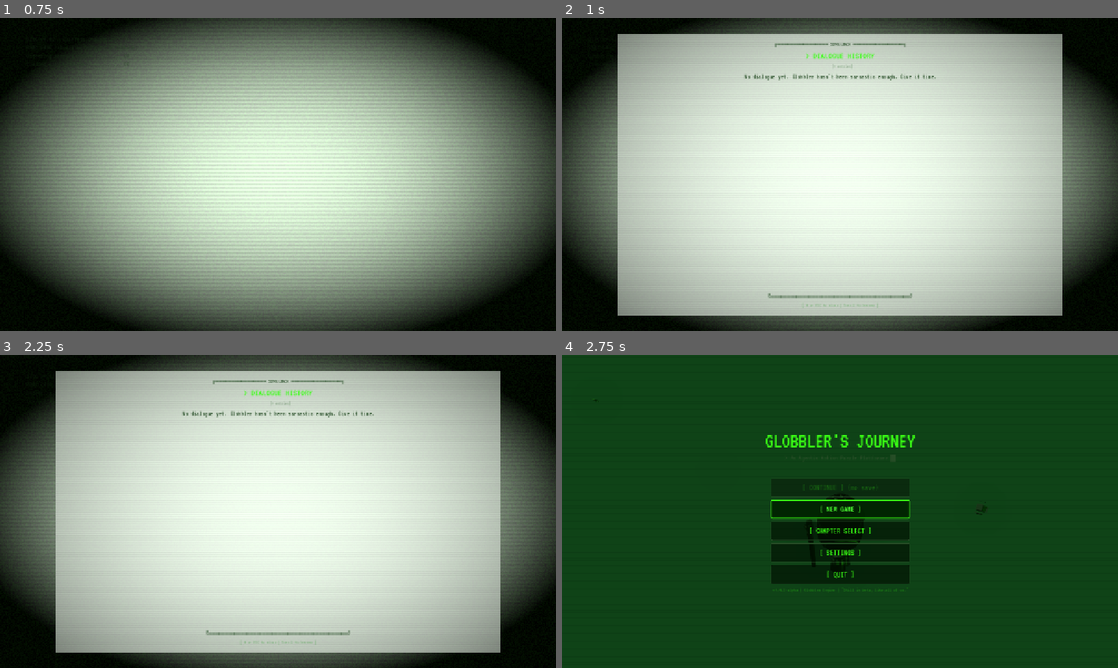
Above: before the commit, frames 1-4 (two rows, left to right).
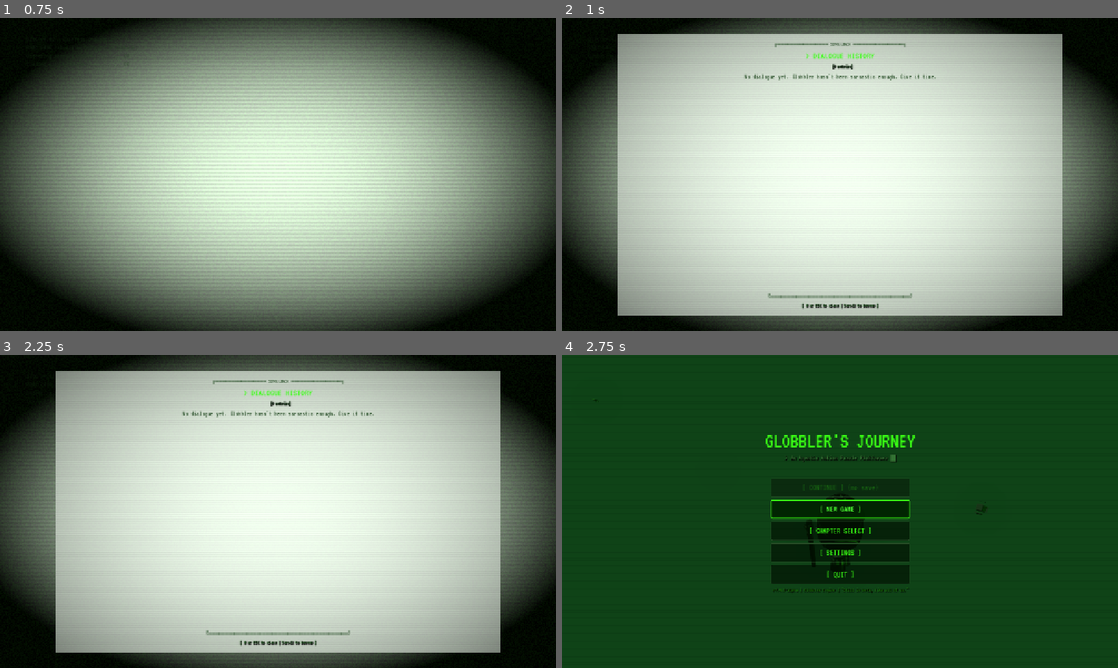
Above: after the commit, the same moments.

Repository: hwashburn1011/globblers-journey
Game: Godot game, scene res://scenes/main/splash.tscn
Two runs of this game, one before a commit and one after it. Both use one fixed random seed, a clock stepped at 60 frames per second and the inputs below.
Inputs (mouse positions are in pixels of both pictures, inside the frame that each line leads up to):
- Up to frame 1 (0.75 s): tap Enter (menu_confirm) at 0.5 s; move the mouse to (400, 158) at 0.52 s; hold Right (hack_right) from 0.53 s (still down); hold Shift (dash) from 0.53 s (still down); click (400, 158) at 0.67 s
- Up to frame 2 (1 s): keep holding Right (hack_right); keep holding Shift (dash); tap H (dialogue_history) at 0.8 s
- Up to frame 3 (2.25 s): release Right (hack_right) at 1.25 s; release Shift (dash) at 1.25 s; tap Enter (menu_confirm) at 1.25, 2 s; drag from (166, 527) to (250, 574) at 1.27 s; move the mouse to (333, 442) at 2.02 s; hold Right (hack_right) from 2.03 s (still down); hold V (agent_cycle) from 2.03 s (still down)
- Up to frame 4 (2.75 s): keep holding Right (hack_right); keep holding V (agent_cycle); tap H (dialogue_history) at 2.3 s

Frame 1 is identical in both runs. In frame 2, 0.2% of the frame differs, in the area x 43-57%, y 14-94%; in frame 3, 0.2%; in frame 4, 0.2%.

Commit message:
fix: Task 0.3 — Text contrast audit across all UI screens
Add dark drop-shadows and brighten dim text colors across 13 UI files
to ensure readable text against dark/green backgrounds. Preserves
terminal-green aesthetic while meeting contrast requirements.

Co-Authored-By: Claude Opus 4.6 (1M context) <noreply@anthropic.com>

Diff:
--- a/scenes/main/credits.gd
+++ b/scenes/main/credits.gd
@@ -7,7 +7,7 @@
 
 const GREEN := Color("#39FF14")
 const DARK_BG := Color(0.02, 0.04, 0.02, 1.0)
-const DIM_GREEN := Color(0.15, 0.3, 0.15, 1.0)
+const DIM_GREEN := Color(0.2, 0.45, 0.2, 1.0)
 const BRIGHT_GREEN := Color(0.3, 1.0, 0.2, 1.0)
 
 # Credits scroll speed in pixels per second — not too fast, not too slow
@@ -373,6 +373,10 @@
 	label.add_theme_color_override("font_color", color)
 	label.size_flags_horizontal = Control.SIZE_EXPAND_FILL
 	label.autowrap_mode = TextServer.AUTOWRAP_WORD_SMART
+	label.add_theme_color_override("font_shadow_color", Color(0.0, 0.0, 0.0, 0.9))
+	label.add_theme_constant_override("shadow_offset_x", 1)
+	label.add_theme_constant_override("shadow_offset_y", 1)
+	label.add_theme_constant_override("shadow_outline_size", 2)
 	return label
 
 
--- a/scenes/main/loading_screen.gd
+++ b/scenes/main/loading_screen.gd
@@ -118,9 +118,13 @@
 	# — Sarcastic tip label
 	_tip_label = Label.new()
 	_tip_label.add_theme_font_size_override("font_size", 16)
-	_tip_label.add_theme_color_override("font_color", Color("#39FF14").darkened(0.25))
+	_tip_label.add_theme_color_override("font_color", Color("#39FF14").darkened(0.15))
 	_tip_label.horizontal_alignment = HORIZONTAL_ALIGNMENT_CENTER
 	_tip_label.autowrap_mode = TextServer.AUTOWRAP_WORD_SMART
+	_tip_label.add_theme_color_override("font_shadow_color", Color(0.0, 0.0, 0.0, 0.9))
+	_tip_label.add_theme_constant_override("shadow_offset_x", 1)
+	_tip_label.add_theme_constant_override("shadow_offset_y", 1)
+	_tip_label.add_theme_constant_override("shadow_outline_size", 2)
 	_tip_label.set_anchors_and_offsets_preset(PRESET_CENTER)
 	_tip_label.size = Vector2(700, 60)
 	_tip_label.position = Vector2(-350, 100)
--- a/scenes/main/main_menu.gd
+++ b/scenes/main/main_menu.gd
@@ -11,6 +11,7 @@
 const DIM_GREEN := Color(0.15, 0.3, 0.15, 1.0)
 const BRIGHT_GREEN := Color(0.3, 1.0, 0.2, 1.0)
 const RED := Color(1.0, 0.2, 0.2, 1.0)
+const TEXT_SHADOW := Color(0.0, 0.0, 0.0, 0.9)
 
 # UI containers
 var _main_panel: VBoxContainer
@@ -295,8 +296,9 @@
 	_subtitle_label = Label.new()
 	_subtitle_label.text = "> An Agentic Action Puzzle Platformer █"
 	_subtitle_label.horizontal_alignment = HORIZONTAL_ALIGNMENT_CENTER
-	_subtitle_label.add_theme_color_override("font_color", DIM_GREEN)
+	_subtitle_label.add_theme_color_override("font_color", Color(0.2, 0.45, 0.2))
 	_subtitle_label.add_theme_font_size_override("font_size", 16)
+	_apply_shadow(_subtitle_label)
 	_main_panel.add_child(_subtitle_label)
 
 	# Spacer
@@ -323,8 +325,9 @@
 	var version_label = Label.new()
 	version_label.text = "v0.4.3-alpha | Globbler Engine | \"Still in beta, like all of us.\""
 	version_label.horizontal_alignment = HORIZONTAL_ALIGNMENT_CENTER
-	version_label.add_theme_color_override("font_color", Color(GREEN, 0.3))
+	version_label.add_theme_color_override("font_color", Color(GREEN, 0.5))
 	version_label.add_theme_font_size_override("font_size", 12)
+	_apply_shadow(version_label)
 	_main_panel.add_child(version_label)
 
 	# Build settings and chapter select panels (hidden by default)
@@ -443,9 +446,10 @@
 	# Subtitle
 	var subtitle = Label.new()
 	subtitle.text = "> Adjusting parameters won't fix your skill issue._"
-	subtitle.add_theme_color_override("font_color", Color(0.15, 0.6, 0.1))
+	subtitle.add_theme_color_override("font_color", Color(0.2, 0.65, 0.15))
 	subtitle.add_theme_font_size_override("font_size", 13)
 	subtitle.horizontal_alignment = HORIZONTAL_ALIGNMENT_CENTER
+	_apply_shadow(subtitle)
 	vbox.add_child(subtitle)
 
 	# ── AUDIO section ──
@@ -586,8 +590,9 @@
 	var controls_label = Label.new()
 	controls_label.text = "WASD/LStick: Move  |  SPACE/A: Jump  |  SHIFT/B: Dash\nE-LClick/RT: Glob  |  R-RClick/LT: Aim  |  F/RB: Wrench\nT/Y: Hack  |  Q/LB: Cycle Glob  |  TAB/Select: Upgrades\nG/D-Up: Agent  |  V/D-Down: Cycle Task  |  RStick: Camera"
 	controls_label.horizontal_alignment = HORIZONTAL_ALIGNMENT_CENTER
-	controls_label.add_theme_color_override("font_color", DIM_GREEN)
+	controls_label.add_theme_color_override("font_color", Color(0.2, 0.45, 0.2))
 	controls_label.add_theme_font_size_override("font_size", 12)
+	_apply_shadow(controls_label)
 	vbox.add_child(controls_label)
 
 	# Spacer before back button
@@ -604,12 +609,20 @@
 	# Input hint footer
 	var hint = Label.new()
 	hint.text = "[ESC] Back"
-	hint.add_theme_color_override("font_color", DIM_GREEN)
+	hint.add_theme_color_override("font_color", Color(0.2, 0.45, 0.2))
 	hint.add_theme_font_size_override("font_size", 11)
 	hint.horizontal_alignment = HORIZONTAL_ALIGNMENT_CENTER
+	_apply_shadow(hint)
 	vbox.add_child(hint)
 
 	add_child(_settings_panel)
+
+
+func _apply_shadow(lbl: Label, offset := Vector2(1, 1), outline := 2) -> void:
+	lbl.add_theme_color_override("font_shadow_color", TEXT_SHADOW)
+	lbl.add_theme_constant_override("shadow_offset_x", int(offset.x))
+	lbl.add_theme_constant_override("shadow_offset_y", int(offset.y))
+	lbl.add_theme_constant_override("shadow_outline_size", outline)
 
 
 func _create_section_header(text: String) -> Label:
@@ -806,8 +819,9 @@
 
 	var desc_label = Label.new()
 	desc_label.text = desc if unlocked else "Complete the previous chapter to unlock."
-	desc_label.add_theme_color_override("font_color", DIM_GREEN if unlocked else Color(DIM_GREEN, 0.3))
+	desc_label.add_theme_color_override("font_color", Color(0.2, 0.45, 0.2) if unlocked else Color(DIM_GREEN, 0.3))
 	desc_label.add_theme_font_size_override("font_size", 12)
+	_apply_shadow(desc_label)
 	info_vbox.add_child(desc_label)
 
 	row.add_child(info_vbox)
--- a/scenes/player/globbler.gd
+++ b/scenes/player/globbler.gd
@@ -1255,6 +1255,7 @@
 	const PAUSE_GREEN := Color("#39FF14")
 	const PAUSE_DIM_GREEN := Color(0.15, 0.3, 0.15, 1.0)
 	const PAUSE_BRIGHT_GREEN := Color(0.3, 1.0, 0.2, 1.0)
+	const PAUSE_SHADOW := Color(0.0, 0.0, 0.0, 0.9)
 
 	_pause_overlay = CanvasLayer.new()
 	_pause_overlay.name = "PauseOverlay"
@@ -1316,9 +1317,13 @@
 
 	var subtitle = Label.new()
 	subtitle.text = "> Even rogue AIs need to touch grass sometimes._"
-	subtitle.add_theme_color_override("font_color", Color(0.15, 0.6, 0.1))
+	subtitle.add_theme_color_override("font_color", Color(0.2, 0.65, 0.15))
 	subtitle.add_theme_font_size_override("font_size", 14)
 	subtitle.horizontal_alignment = HORIZONTAL_ALIGNMENT_CENTER
+	subtitle.add_theme_color_override("font_shadow_color", PAUSE_SHADOW)
+	subtitle.add_theme_constant_override("shadow_offset_x", 1)
+	subtitle.add_theme_constant_override("shadow_offset_y", 1)
+	subtitle.add_theme_constant_override("shadow_outline_size", 2)
 	vbox.add_child(subtitle)
 
 	# Spacer
@@ -1343,9 +1348,13 @@
 
 	var hint = Label.new()
 	hint.text = "[ESC / Start] Resume"
-	hint.add_theme_color_override("font_color", PAUSE_DIM_GREEN)
+	hint.add_theme_color_override("font_color", Color(0.2, 0.45, 0.2))
 	hint.add_theme_font_size_override("font_size", 12)
 	hint.horizontal_alignment = HORIZONTAL_ALIGNMENT_CENTER
+	hint.add_theme_color_override("font_shadow_color", PAUSE_SHADOW)
+	hint.add_theme_constant_override("shadow_offset_x", 1)
+	hint.add_theme_constant_override("shadow_offset_y", 1)
+	hint.add_theme_constant_override("shadow_outline_size", 2)
 	vbox.add_child(hint)
 
 	# Glitch timer for title — runs while paused
--- a/scenes/ui/chapter_summary.gd
+++ b/scenes/ui/chapter_summary.gd
@@ -14,7 +14,8 @@
 const TEAL := Color("#4AE0A5")
 const DARK_BG := Color(0.04, 0.04, 0.04, 0.95)
 const BORDER_GREEN := Color(0.224, 1.0, 0.078, 0.7)
-const TIMESTAMP_DIM := Color(0.2, 0.4, 0.2, 0.5)
+const TIMESTAMP_DIM := Color(0.25, 0.5, 0.25, 0.7)
+const TEXT_SHADOW := Color(0.0, 0.0, 0.0, 0.9)
 
 var stats := {}
 var chapter_name := ""
@@ -145,6 +146,7 @@
 	comment_label.add_theme_font_override("font", _terminal_font)
 	comment_label.add_theme_font_size_override("font_size", 13)
 	comment_label.autowrap_mode = TextServer.AUTOWRAP_WORD_SMART
+	_apply_shadow(comment_label)
 	if deaths == 0:
 		comment_label.text = "\"Flawless. Suspiciously flawless.\""
 	elif deaths <= 2:
@@ -196,18 +198,20 @@
 	# Stat name
 	var label = Label.new()
 	label.text = label_text
-	label.add_theme_color_override("font_color", DIM_GREEN)
+	label.add_theme_color_override("font_color", Color(0.2, 0.45, 0.2))
 	label.add_theme_font_override("font", _terminal_font)
 	label.add_theme_font_size_override("font_size", 15)
 	label.size_flags_horizontal = Control.SIZE_EXPAND_FILL
+	_apply_shadow(label)
 	hbox.add_child(label)
 
 	# Dot leader
 	var dots = Label.new()
 	dots.text = "···"
-	dots.add_theme_color_override("font_color", DIM_GREEN)
+	dots.add_theme_color_override("font_color", Color(0.2, 0.45, 0.2))
 	dots.add_theme_font_override("font", _terminal_font)
 	dots.add_theme_font_size_override("font_size", 15)
+	_apply_shadow(dots)
 	hbox.add_child(dots)
 
 	# Value (bright green)
@@ -221,6 +225,13 @@
 	hbox.add_child(value)
 
 
+func _apply_shadow(lbl: Label) -> void:
+	lbl.add_theme_color_override("font_shadow_color", TEXT_SHADOW)
+	lbl.add_theme_constant_override("shadow_offset_x", 1)
+	lbl.add_theme_constant_override("shadow_offset_y", 1)
+	lbl.add_theme_constant_override("shadow_outline_size", 2)
+
+
 func _create_panel_style() -> StyleBoxFlat:
 	var style = StyleBoxFlat.new()
 	style.bg_color = DARK_BG
--- a/scenes/ui/context_window_bar.gd
+++ b/scenes/ui/context_window_bar.gd
@@ -68,9 +68,13 @@
 	value_label = Label.new()
 	value_label.name = "ValueLabel"
 	value_label.text = "100 / 100"
-	value_label.add_theme_color_override("font_color", Color(0.3, 0.9, 0.3, 0.7))
+	value_label.add_theme_color_override("font_color", Color(0.3, 0.9, 0.3, 0.85))
 	value_label.add_theme_font_size_override("font_size", 12)
 	value_label.horizontal_alignment = HORIZONTAL_ALIGNMENT_RIGHT
+	value_label.add_theme_color_override("font_shadow_color", Color(0.0, 0.0, 0.0, 0.9))
+	value_label.add_theme_constant_override("shadow_offset_x", 1)
+	value_label.add_theme_constant_override("shadow_offset_y", 1)
+	value_label.add_theme_constant_override("shadow_outline_size", 2)
 	add_child(value_label)
 
 func _process(delta: float) -> void:
--- a/scenes/ui/dialogue_box.gd
+++ b/scenes/ui/dialogue_box.gd
@@ -90,9 +90,13 @@
 	advance_hint = Label.new()
 	advance_hint.name = "AdvanceHint"
 	advance_hint.text = "> click / SPACE / A button to continue..."
-	advance_hint.add_theme_color_override("font_color", Color(0.2, 0.6, 0.2, 0.6))
+	advance_hint.add_theme_color_override("font_color", Color(0.25, 0.65, 0.25, 0.8))
 	advance_hint.add_theme_font_size_override("font_size", 12)
 	advance_hint.horizontal_alignment = HORIZONTAL_ALIGNMENT_RIGHT
+	advance_hint.add_theme_color_override("font_shadow_color", Color(0.0, 0.0, 0.0, 0.9))
+	advance_hint.add_theme_constant_override("shadow_offset_x", 1)
+	advance_hint.add_theme_constant_override("shadow_offset_y", 1)
+	advance_hint.add_theme_constant_override("shadow_outline_size", 2)
 	advance_hint.visible = false
 	vbox.add_child(advance_hint)
 
--- a/scenes/ui/dialogue_history.gd
+++ b/scenes/ui/dialogue_history.gd
@@ -14,7 +14,8 @@
 	"Globbler": Color("#39FF14"),
 	"default": Color("#4AE0A5"),
 }
-const TIMESTAMP_COLOR := Color(0.2, 0.4, 0.2, 0.4)
+const TIMESTAMP_COLOR := Color(0.25, 0.5, 0.25, 0.65)
+const TEXT_SHADOW := Color(0.0, 0.0, 0.0, 0.9)
 const MAX_DISPLAY_ENTRIES := 30
 
 var _panel: PanelContainer
@@ -110,6 +111,7 @@
 	subtitle.add_theme_font_override("font", _terminal_font)
 	subtitle.add_theme_font_size_override("font_size", 11)
 	subtitle.horizontal_alignment = HORIZONTAL_ALIGNMENT_CENTER
+	_apply_shadow(subtitle)
 	outer_vbox.add_child(subtitle)
 
 	# Scrollable container for entries
@@ -135,10 +137,11 @@
 	# Footer with controls
 	var footer = Label.new()
 	footer.text = "[ H or ESC to close | Scroll to browse ]"
-	footer.add_theme_color_override("font_color", Color(0.2, 0.6, 0.2, 0.4))
+	footer.add_theme_color_override("font_color", Color(0.25, 0.65, 0.25, 0.6))
 	footer.add_theme_font_override("font", _terminal_font)
 	footer.add_theme_font_size_override("font_size", 11)
 	footer.horizontal_alignment = HORIZONTAL_ALIGNMENT_CENTER
+	_apply_shadow(footer)
 	outer_vbox.add_child(footer)
 
 	add_child(_panel)
@@ -179,6 +182,7 @@
 	line_lbl.add_theme_font_size_override("font_size", 12)
 	line_lbl.custom_minimum_size = Vector2(40, 0)
 	line_lbl.vertical_alignment = VERTICAL_ALIGNMENT_TOP
+	_apply_shadow(line_lbl)
 	hbox.add_child(line_lbl)
 
 	# Speaker tag — colored per speaker, fixed width
@@ -226,6 +230,13 @@
 	_entries_vbox.add_child(lbl)
 
 
+func _apply_shadow(lbl: Label) -> void:
+	lbl.add_theme_color_override("font_shadow_color", TEXT_SHADOW)
+	lbl.add_theme_constant_override("shadow_offset_x", 1)
+	lbl.add_theme_constant_override("shadow_offset_y", 1)
+	lbl.add_theme_constant_override("shadow_outline_size", 2)
+
+
 func _close() -> void:
 	get_tree().paused = _was_paused
 	queue_free()
--- a/scenes/ui/first_time_hint.gd
+++ b/scenes/ui/first_time_hint.gd
@@ -9,6 +9,7 @@
 const DIM_GREEN := Color(0.15, 0.3, 0.15, 1.0)
 const DARK_BG := Color(0.04, 0.04, 0.04, 0.95)
 const BORDER_GREEN := Color(0.224, 1.0, 0.078, 0.7)
+const TEXT_SHADOW := Color(0.0, 0.0, 0.0, 0.9)
 
 const SLIDE_DURATION := 0.4
 const DISPLAY_DURATION := 4.0
@@ -86,10 +87,11 @@
 	# Top decorative border — terminal frame
 	var border_top = Label.new()
 	border_top.text = "╔══════════ HINT ══════════╗"
-	border_top.add_theme_color_override("font_color", DIM_GREEN)
+	border_top.add_theme_color_override("font_color", Color(0.2, 0.45, 0.2))
 	border_top.add_theme_font_override("font", _terminal_font)
 	border_top.add_theme_font_size_override("font_size", 12)
 	border_top.horizontal_alignment = HORIZONTAL_ALIGNMENT_CENTER
+	_apply_shadow(border_top)
 	vbox.add_child(border_top)
 
 	# Title — terminal prompt style
@@ -114,22 +116,31 @@
 	# Footer
 	var footer = Label.new()
 	footer.text = "[ press any key to dismiss ]"
-	footer.add_theme_color_override("font_color", Color(0.2, 0.6, 0.2, 0.5))
+	footer.add_theme_color_override("font_color", Color(0.25, 0.65, 0.25, 0.7))
 	footer.add_theme_font_override("font", _terminal_font)
 	footer.add_theme_font_size_override("font_size", 12)
 	footer.horizontal_alignment = HORIZONTAL_ALIGNMENT_CENTER
+	_apply_shadow(footer)
 	vbox.add_child(footer)
 
 	# Bottom decorative border — terminal frame
 	var border_bottom = Label.new()
 	border_bottom.text = "╚══════════════════════════╝"
-	border_bottom.add_theme_color_override("font_color", DIM_GREEN)
+	border_bottom.add_theme_color_override("font_color", Color(0.2, 0.45, 0.2))
 	border_bottom.add_theme_font_override("font", _terminal_font)
 	border_bottom.add_theme_font_size_override("font_size", 12)
 	border_bottom.horizontal_alignment = HORIZONTAL_ALIGNMENT_CENTER
+	_apply_shadow(border_bottom)
 	vbox.add_child(border_bottom)
 
 	add_child(_panel)
+
+
+func _apply_shadow(lbl: Label) -> void:
+	lbl.add_theme_color_override("font_shadow_color", TEXT_SHADOW)
+	lbl.add_theme_constant_override("shadow_offset_x", 1)
+	lbl.add_theme_constant_override("shadow_offset_y", 1)
+	lbl.add_theme_constant_override("shadow_outline_size", 2)
 
 
 func _slide_in() -> void:
--- a/scenes/ui/game_over.gd
+++ b/scenes/ui/game_over.gd
@@ -10,6 +10,7 @@
 const RED := Color(1.0, 0.15, 0.1, 1.0)
 const DIM_RED := Color(0.5, 0.1, 0.08, 1.0)
 const DARK_BG := Color(0.02, 0.02, 0.02, 0.95)
+const TEXT_SHADOW := Color(0.0, 0.0, 0.0, 0.9)
 
 var _reason_label: Label
 var _scanline_offset := 0.0
@@ -111,17 +112,19 @@
 	# Error message subtitle
 	var error_line = Label.new()
 	error_line.text = "> ERR_FATAL: Process terminated with exit code 1_"
-	error_line.add_theme_color_override("font_color", Color(0.6, 0.15, 0.1))
+	error_line.add_theme_color_override("font_color", Color(0.7, 0.2, 0.15))
 	error_line.add_theme_font_size_override("font_size", 13)
 	error_line.horizontal_alignment = HORIZONTAL_ALIGNMENT_CENTER
+	_apply_shadow(error_line)
 	center.add_child(error_line)
 
 	# ASCII tombstone — because subtlety is overrated
 	var skull_label = Label.new()
 	skull_label.text = "     ┌─────────┐\n     │  ╔═══╗  │\n     │  ║ X X ║  │\n     │  ║  ▽  ║  │\n     │  ╚═══╝  │\n     │  R.I.P  │\n     └────┬────┘\n        ▓▓▓▓▓"
-	skull_label.add_theme_color_override("font_color", DIM_GREEN)
+	skull_label.add_theme_color_override("font_color", Color(0.2, 0.45, 0.2))
 	skull_label.add_theme_font_size_override("font_size", 12)
 	skull_label.horizontal_alignment = HORIZONTAL_ALIGNMENT_CENTER
+	_apply_shadow(skull_label)
 	center.add_child(skull_label)
 
 	# Reason label — the sarcastic explanation for your demise
@@ -140,9 +143,10 @@
 	if gm and "deaths_this_level" in gm:
 		deaths = gm.deaths_this_level
 	_death_count_label.text = "> Deaths this level: %d" % deaths
-	_death_count_label.add_theme_color_override("font_color", DIM_GREEN)
+	_death_count_label.add_theme_color_override("font_color", Color(0.2, 0.45, 0.2))
 	_death_count_label.add_theme_font_size_override("font_size", 13)
 	_death_count_label.horizontal_alignment = HORIZONTAL_ALIGNMENT_CENTER
+	_apply_shadow(_death_count_label)
 	center.add_child(_death_count_label)
 
 	# Spacer before buttons
@@ -175,10 +179,18 @@
 	# Input hint
 	var hint = Label.new()
 	hint.text = "[R] Retry  ·  [ESC] Menu"
-	hint.add_theme_color_override("font_color", DIM_GREEN)
+	hint.add_theme_color_override("font_color", Color(0.2, 0.45, 0.2))
 	hint.add_theme_font_size_override("font_size", 11)
 	hint.horizontal_alignment = HORIZONTAL_ALIGNMENT_CENTER
+	_apply_shadow(hint)
 	center.add_child(hint)
+
+
+func _apply_shadow(lbl: Label) -> void:
+	lbl.add_theme_color_override("font_shadow_color", TEXT_SHADOW)
+	lbl.add_theme_constant_override("shadow_offset_x", 1)
+	lbl.add_theme_constant_override("shadow_offset_y", 1)
+	lbl.add_theme_constant_override("shadow_outline_size", 2)
 
 
 func _create_button(text: String, callback: Callable) -> Button:
--- a/scenes/ui/glob_pattern_input.gd
+++ b/scenes/ui/glob_pattern_input.gd
@@ -53,8 +53,12 @@
 	result_label = Label.new()
 	result_label.name = "ResultLabel"
 	result_label.text = ""
-	result_label.add_theme_color_override("font_color", Color(0.2, 0.7, 0.2, 0.7))
+	result_label.add_theme_color_override("font_color", Color(0.25, 0.75, 0.25, 0.85))
 	result_label.add_theme_font_size_override("font_size", 13)
+	result_label.add_theme_color_override("font_shadow_color", Color(0.0, 0.0, 0.0, 0.9))
+	result_label.add_theme_constant_override("shadow_offset_x", 1)
+	result_label.add_theme_constant_override("shadow_offset_y", 1)
+	result_label.add_theme_constant_override("shadow_outline_size", 2)
 	vbox.add_child(result_label)
 
 func _process(delta: float) -> void:
--- a/scenes/ui/hud.gd
+++ b/scenes/ui/hud.gd
@@ -48,6 +48,14 @@
 const TERMINAL_GREEN_TEXT := Color(0.3, 1.0, 0.4)
 const TERMINAL_BG := Color(0.02, 0.04, 0.02, 0.85)
 const TERMINAL_BORDER := Color(0.15, 0.5, 0.15, 0.8)
+const TEXT_SHADOW_COLOR := Color(0.0, 0.0, 0.0, 0.9)
+
+## Apply a dark drop-shadow to a label for contrast against any background.
+static func apply_text_shadow(lbl: Label, offset := Vector2(1, 1), outline := 2) -> void:
+	lbl.add_theme_color_override("font_shadow_color", TEXT_SHADOW_COLOR)
+	lbl.add_theme_constant_override("shadow_offset_x", int(offset.x))
+	lbl.add_theme_constant_override("shadow_offset_y", int(offset.y))
+	lbl.add_theme_constant_override("shadow_outline_size", outline)
 
 func _ready() -> void:
 	add_to_group("hud")
@@ -182,9 +190,10 @@
 	upgrade_hint = Label.new()
 	upgrade_hint.name = "UpgradeHint"
 	upgrade_hint.text = "[TAB/Select] Upgrades"
-	upgrade_hint.add_theme_color_override("font_color", Color(0.2, 0.7, 0.3, 0.5))
+	upgrade_hint.add_theme_color_override("font_color", Color(0.25, 0.75, 0.35, 0.7))
 	upgrade_hint.add_theme_font_size_override("font_size", 11)
 	upgrade_hint.mouse_filter = Control.MOUSE_FILTER_IGNORE
+	apply_text_shadow(upgrade_hint)
 	vbox.add_child(upgrade_hint)
 
 func _build_top_right_minimap() -> void:
@@ -206,8 +215,9 @@
 	# Placeholder label
 	var lbl = Label.new()
 	lbl.text = "[MINIMAP]"
-	lbl.add_theme_color_override("font_color", Color(0.2, 0.5, 0.25, 0.4))
+	lbl.add_theme_color_override("font_color", Color(0.25, 0.55, 0.3, 0.6))
 	lbl.add_theme_font_size_override("font_size", 12)
+	apply_text_shadow(lbl)
 	lbl.horizontal_alignment = HORIZONTAL_ALIGNMENT_CENTER
 	lbl.vertical_alignment = VERTICAL_ALIGNMENT_CENTER
 	lbl.size_flags_horizontal = Control.SIZE_EXPAND_FILL
@@ -220,8 +230,9 @@
 	timer_label = Label.new()
 	timer_label.name = "TimerLabel"
 	timer_label.text = "00:00"
-	timer_label.add_theme_color_override("font_color", Color(0.3, 0.9, 0.4, 0.7))
+	timer_label.add_theme_color_override("font_color", Color(0.3, 0.9, 0.4, 0.85))
 	timer_label.add_theme_font_size_override("font_size", 18)
+	apply_text_shadow(timer_label)
 	timer_label.horizontal_alignment = HORIZONTAL_ALIGNMENT_CENTER
 	timer_label.anchor_left = 0.5
 	timer_label.anchor_top = 0.0
@@ -320,6 +331,7 @@
 	dash_label.add_theme_font_size_override("font_size", 11)
 	dash_label.horizontal_alignment = HORIZONTAL_ALIGNMENT_CENTER
 	dash_label.mouse_filter = Control.MOUSE_FILTER_IGNORE
+	apply_text_shadow(dash_label)
 	dash_box.add_child(dash_label)
 
 	dash_indicator = _create_cooldown_bar()
@@ -338,6 +350,7 @@
 	glob_label.add_theme_font_size_override("font_size", 11)
 	glob_label.horizontal_alignment = HORIZONTAL_ALIGNMENT_CENTER
 	glob_label.mouse_filter = Control.MOUSE_FILTER_IGNORE
+	apply_text_shadow(glob_label)
 	glob_box.add_child(glob_label)
 
 	glob_indicator = _create_cooldown_bar()
@@ -352,6 +365,7 @@
 	combo_label.text = ""
 	combo_label.add_theme_color_override("font_color", Color(1.0, 0.9, 0.2))
 	combo_label.add_theme_font_size_override("font_size", 36)
+	apply_text_shadow(combo_label, Vector2(2, 2), 3)
 	combo_label.horizontal_alignment = HORIZONTAL_ALIGNMENT_CENTER
 	combo_label.anchor_left = 0.5
 	combo_label.anchor_top = 0.0
@@ -391,6 +405,7 @@
 	thought_label.add_theme_color_override("font_color", Color(0.4, 1.0, 0.4))
 	thought_label.add_theme_font_size_override("font_size", 16)
 	thought_label.mouse_filter = Control.MOUSE_FILTER_IGNORE
+	apply_text_shadow(thought_label)
 	thought_container.add_child(thought_label)
 
 func _build_level_intro() -> void:
@@ -400,6 +415,7 @@
 	level_intro_label.text = ""
 	level_intro_label.add_theme_color_override("font_color", TERMINAL_GREEN_TEXT)
 	level_intro_label.add_theme_font_size_override("font_size", 28)
+	apply_text_shadow(level_intro_label, Vector2(2, 2), 3)
 	level_intro_label.horizontal_alignment = HORIZONTAL_ALIGNMENT_CENTER
 	level_intro_label.vertical_alignment = VERTICAL_ALIGNMENT_CENTER
 	level_intro_label.anchor_left = 0.15
@@ -446,6 +462,7 @@
 	lbl.add_theme_color_override("font_color", TERMINAL_GREEN_TEXT)
 	lbl.add_theme_font_size_override("font_size", font_size)
 	lbl.mouse_filter = Control.MOUSE_FILTER_IGNORE
+	apply_text_shadow(lbl)
 	return lbl
 
 func _create_cooldown_bar() -> ProgressBar:
--- a/scenes/ui/upgrade_menu.gd
+++ b/scenes/ui/upgrade_menu.gd
@@ -32,8 +32,9 @@
 var _upgrade_labels: Array[Label] = []
 
 const GREEN = Color(0.224, 1.0, 0.078)
-const DIM_GREEN = Color(0.15, 0.6, 0.1)
+const DIM_GREEN = Color(0.2, 0.65, 0.15)
 const DARK_BG = Color(0.02, 0.04, 0.02, 0.95)
+const TEXT_SHADOW = Color(0.0, 0.0, 0.0, 0.9)
 const PANEL_BG = Color(0.03, 0.06, 0.03, 0.9)
 const MAXED_COLOR = Color(0.6, 0.85, 0.3)
 const CANT_AFFORD = Color(0.6, 0.2, 0.15)
@@ -244,6 +245,7 @@
 	vbox.add_child(hint_row)
 
 	_close_hint = _make_label("[TAB/ESC/Select] Close  |  [A-D/LStick] Category  |  [W-S/LStick] Select  |  [ENTER/A] Buy", 13, DIM_GREEN)
+	_add_shadow(_close_hint)
 	hint_row.add_child(_close_hint)
 
 func _make_panel() -> PanelContainer:
@@ -267,7 +269,14 @@
 	label.text = text
 	label.add_theme_color_override("font_color", color)
 	label.add_theme_font_size_override("font_size", size)
+	_add_shadow(label)
 	return label
+
+func _add_shadow(lbl: Label) -> void:
+	lbl.add_theme_color_override("font_shadow_color", TEXT_SHADOW)
+	lbl.add_theme_constant_override("shadow_offset_x", 1)
+	lbl.add_theme_constant_override("shadow_offset_y", 1)
+	lbl.add_theme_constant_override("shadow_outline_size", 2)
 
 func _refresh_all() -> void:
 	_refresh_currency()
Not shown, changed: TASKS.md
